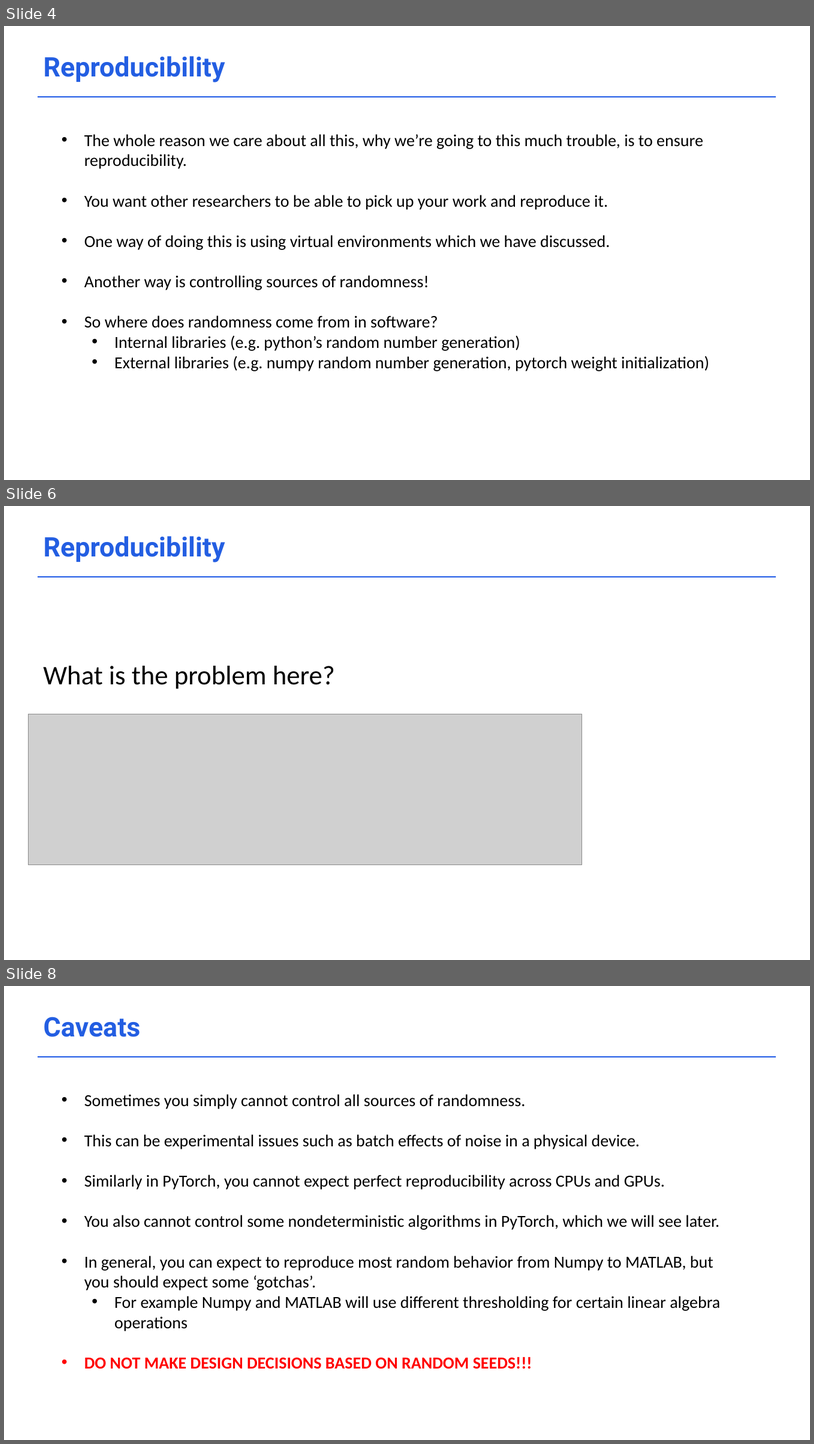
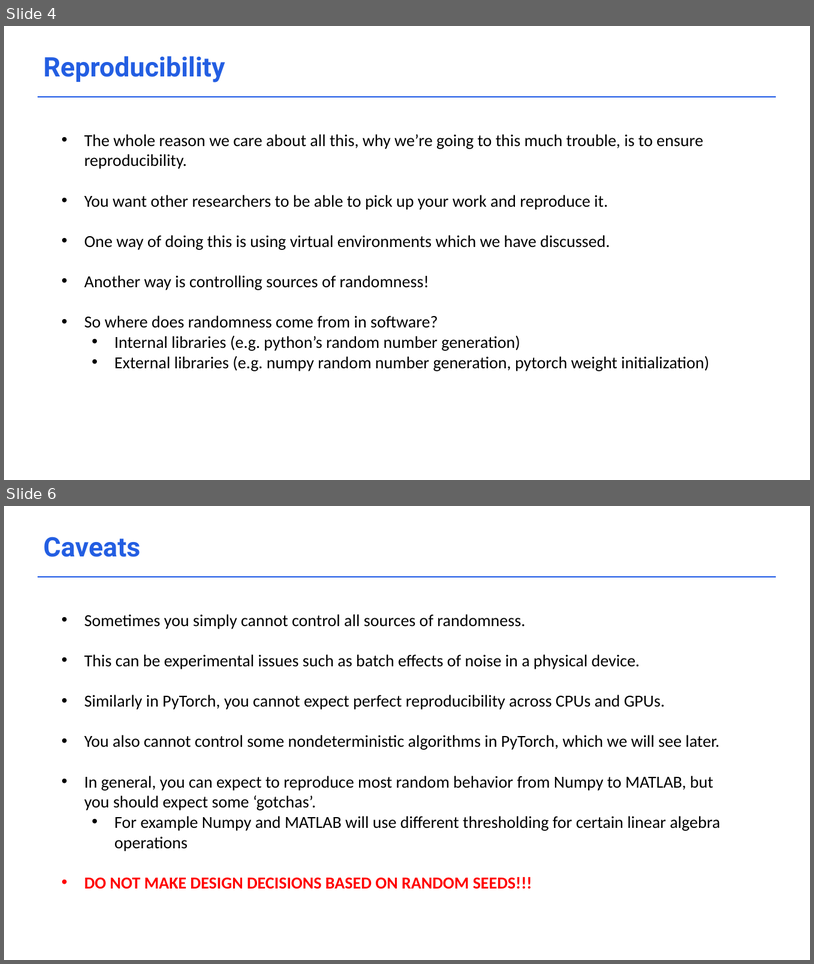
Before and after one commit to acceleratescience/data-school-Autumn23, a slide deck: Lecture notes/2_Reproducibility.pptx. Shown one above the other, each under a label of ours: slides 4, 6 and 8 before the commit, slides 4 and 6 after it; the slides between them are not shown. The pictures are 814x1444 and 814x964 pixels, drawn with LibreOffice and Linux fonts; fonts in the diff are those of the drawing; grey boxes stand for pictures; background and template pictures are left out. Boxes give left, top, right and bottom in pixels: in the first picture for what was removed or moved away, otherwise in the second. Text is boxed around its words. In the diff, an @@ line names an element or a change of style, - is before the commit and + after.

```diff
--- a/Lecture notes/2_Reproducibility.pptx
+++ b/Lecture notes/2_Reproducibility.pptx
@@ slide 6 removed at bbox=[4, 506, 810, 960], background #FFFFFF; not listed: 1 template element that a slide beside it also shows @@
@@ text removed at bbox=[44, 536, 225, 562] @@
-Reproducibility
@@ text removed at bbox=[43, 666, 335, 689] @@
-What is the problem here?
@@ picture removed at bbox=[28, 714, 582, 865] @@
@@ what was slide 8 is now slide 6 @@
```
Also in this commit, not shown: 3 slides changed, 1 other slide removed, 5 other files.
